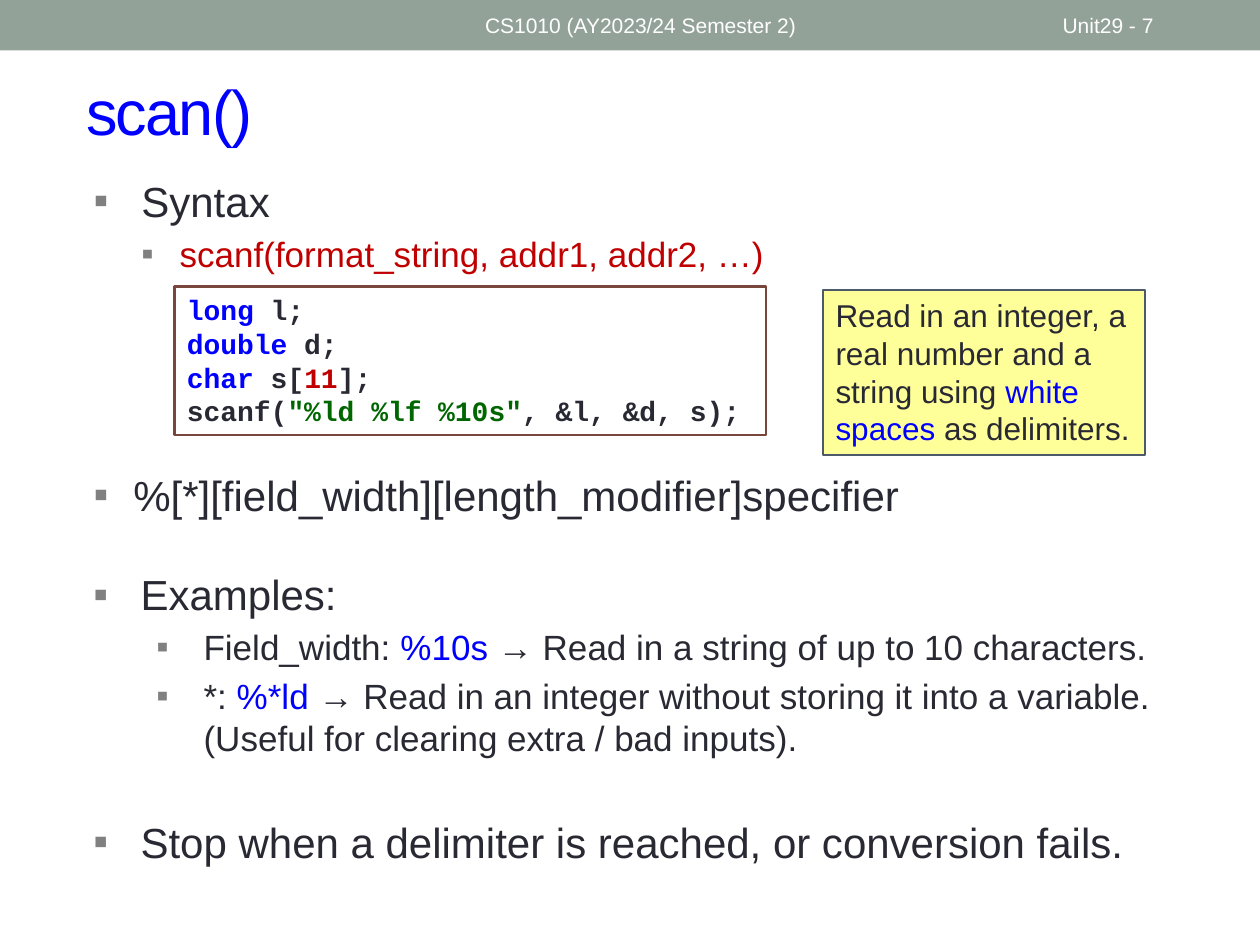
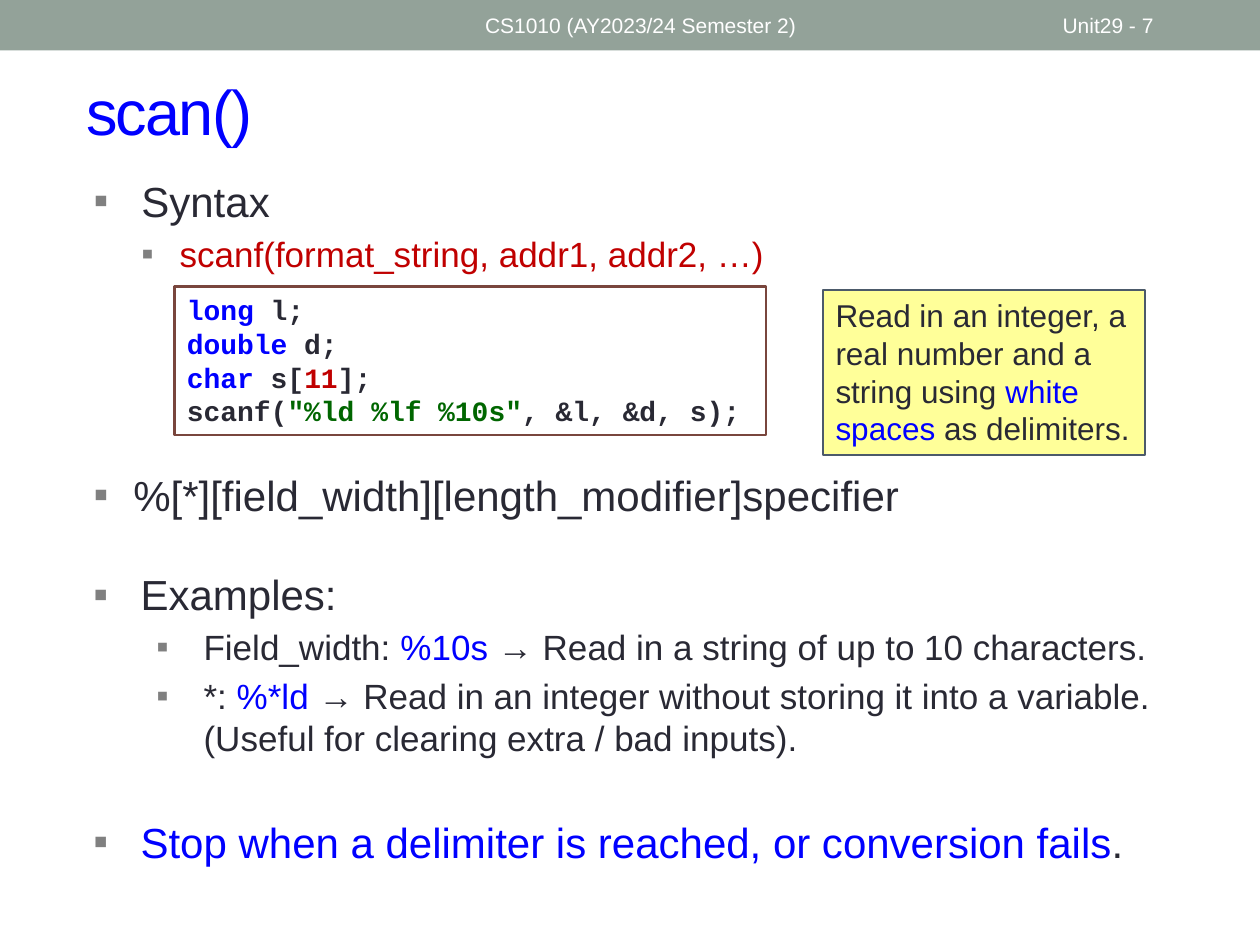
Before and after one commit to nus-cs1010-2425-s2/website, a slide deck: slide 7 of slides/Unit27_Standard IO.pptx. Drawn at 1260x945 pixels with LibreOffice and Linux fonts; fonts in the diff are those of the drawing. Boxes give left, top, right and bottom in pixels: in the first picture for what was removed or moved away, otherwise in the second. Text is boxed around its words. In the diff, an @@ line names an element or a change of style, - is before the commit and + after.

```diff
--- a/slides/Unit27_Standard IO.pptx
+++ b/slides/Unit27_Standard IO.pptx
@@ text at (x1=141, y1=827, x2=1124, y2=866): text colour #292934 to #0000FF in "Stop when a delimiter is reached, or ..." @@
```
Also in this commit, not shown: 2 other slides changed, 4 other files.
